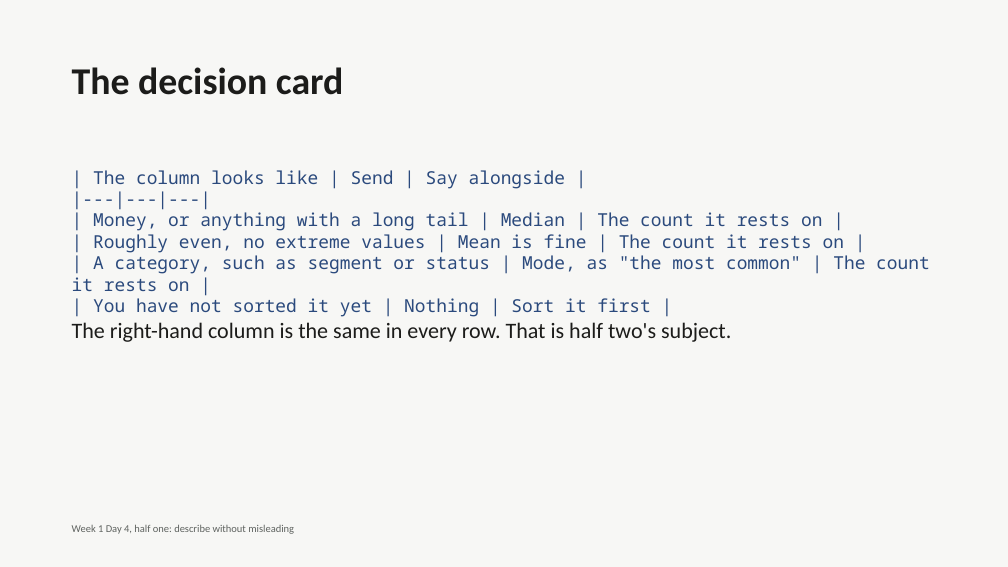
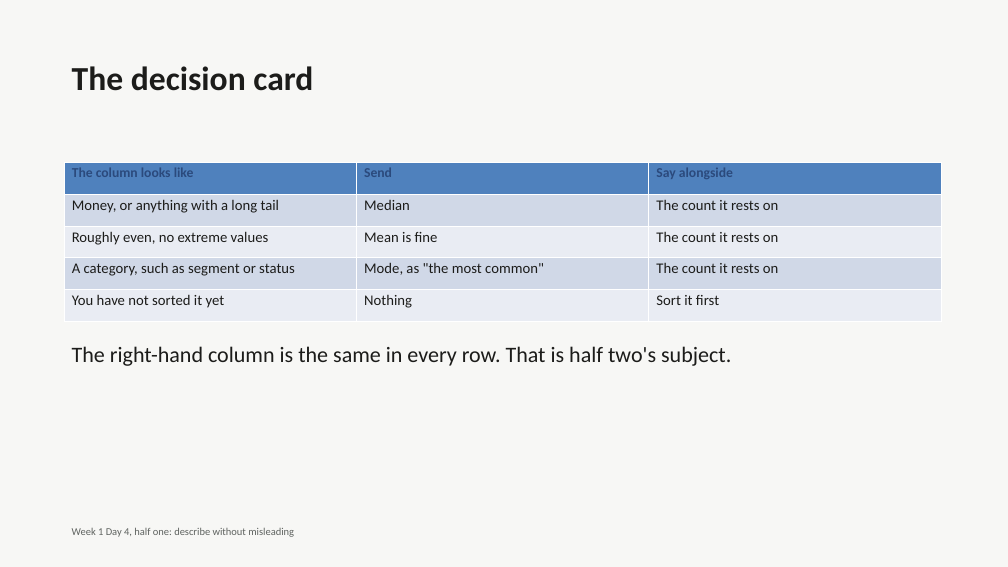
Before and after one commit to fde-academy-lab/c2-content-factory, a slide deck: slide 38 of content/W01/D4/C2_W01_D04_deck_half1_STUDENT.pptx (slide 30 before the commit). Drawn at 1008x567 pixels with LibreOffice and Linux fonts; fonts in the diff are those of the drawing. Boxes give left, top, right and bottom in pixels: in the first picture for what was removed or moved away, otherwise in the second. Text is boxed around its words. In the diff, an @@ line names an element or a change of style, - is before the commit and + after.

```diff
--- a/content/W01/D4/C2_W01_D04_deck_half1_STUDENT.pptx
+++ b/content/W01/D4/C2_W01_D04_deck_half1_STUDENT.pptx
@@ text "The decision card" at [72, 66, 313, 91]: size 36 to 32 pt @@
@@ table added at [64, 163, 942, 321], 5 rows, 3 columns @@
+The column looks like | Send | Say alongside
+Money, or anything with a long tail | Median | The count it rests on
+Roughly even, no extreme values | Mean is fine | The count it rests on
+A category, such as segment or status | Mode, as "the most common" | The count it rests on
+You have not sorted it yet | Nothing | Sort it first
@@ text at [72, 170, 930, 317]: paragraphs removed @@
-| The column looks like | Send | Say alongside |
-|---|---|---|
-| Money, or anything with a long tail | Median | The count it rests on |
-| Roughly even, no extreme values | Mean is fine | The count it rests on |
-| A category, such as segment or status | Mode, as "the most common" | The count it rests on |
-| You have not sorted it yet | Nothing | Sort it first |
@@ text "The right-hand column is the ...": place and size @@
-text "The right-hand column is the ..." at [72, 170, 930, 342]
+text "The right-hand column is the ..." at [72, 346, 731, 366]
@@ text "The right-hand column is the ..." at [72, 346, 731, 366]: more space between paragraphs @@
```
Also in this commit, not shown: 31 other slides changed, 15 slides added, 4 other files.
